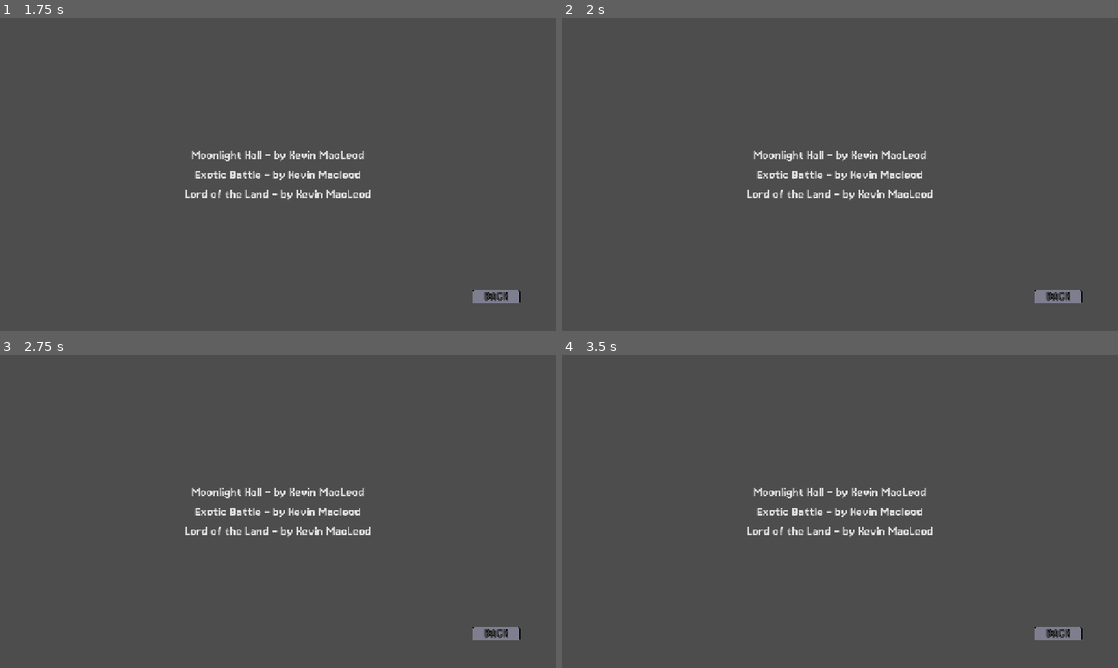
Above: before the commit, frames 1-4 (two rows, left to right).
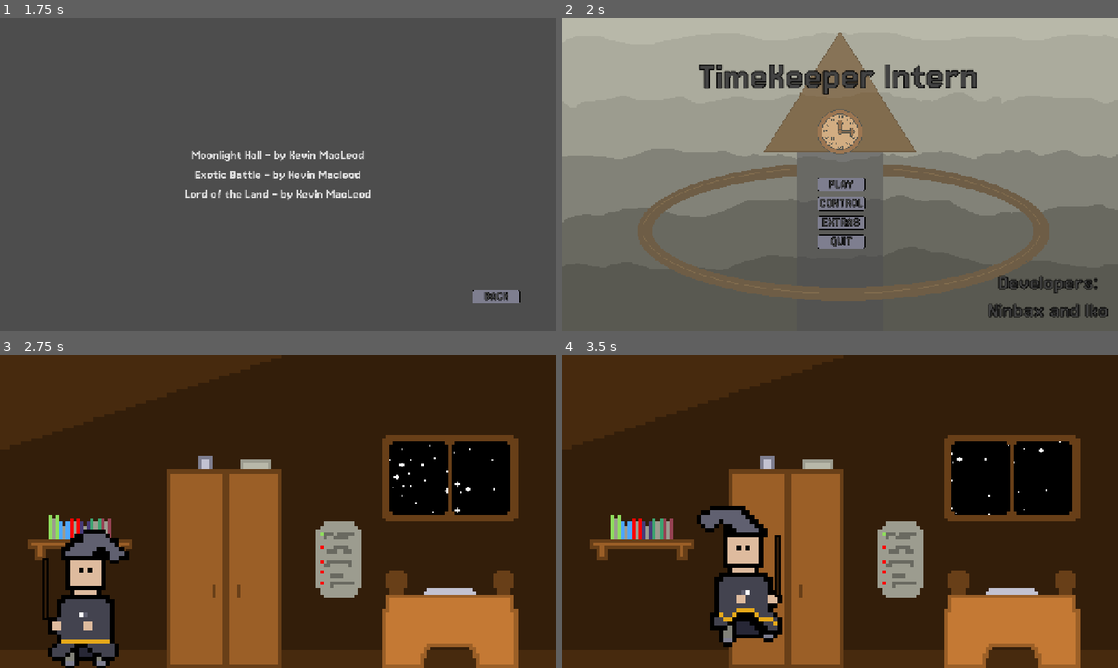
Above: after the commit, the same moments.

Repository: NinbaxDev/TimeKeeper_Intern
Game: Godot game, scene res://Scenes/menu_screen.tscn
Two runs of this game, one before a commit and one after it. Both use one fixed random seed, a clock stepped at 60 frames per second and the inputs below.
Inputs (mouse positions are in pixels of both pictures, inside the frame that each line leads up to):
- Up to frame 1 (1.75 s): click (278, 221) at 0.5 s; click (494, 296) at 1.25 s
- Up to frame 2 (2 s): no input
- Up to frame 3 (2.75 s): click (278, 520) at 2.02 s
- Up to frame 4 (3.5 s): tap Enter (ui_accept) at 2.75, 3.02 s; move the mouse to (962, 495) at 2.77 s; hold D (right) from 2.78 s (still down); tap Shift (Dash) at 2.85 s

Frame 1 is identical in both runs. In frame 2, 78% of the frame differs, in the area x 0-100%, y 0-96%; in frame 3, 99%; in frame 4, 99%, in the area x 0-100%, y 0-100%.

Commit message:
Fix menu scene

Diff:
--- a/scripts/config_credits.gd
+++ b/scripts/config_credits.gd
@@ -8,7 +8,7 @@
 func _on_back_pressed() -> void:
 	$AudioStreamPlayer2D.play()
 	await get_tree().create_timer(0.5).timeout
-	get_tree().change_scene_to_file("res://menu_screen.tscn")
+	get_tree().change_scene_to_file("res://Scenes/menu_screen.tscn")
 
 func _on_music_1_pressed() -> void:
 	MusicPlayer.music_level = music1
